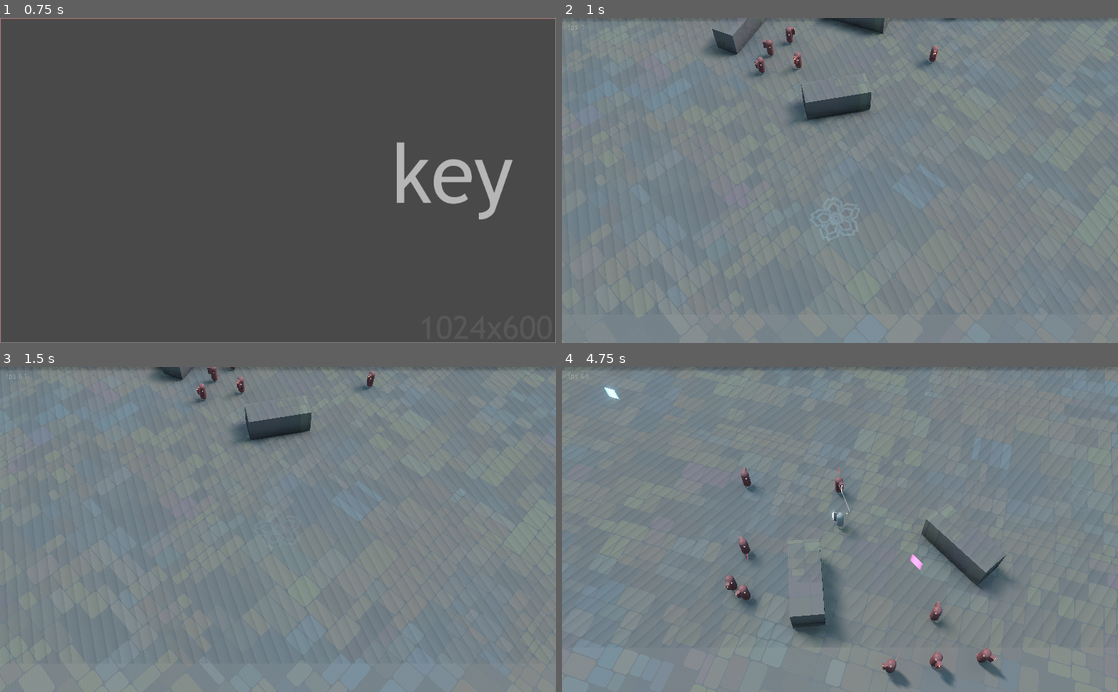
Above: before the commit, frames 1-4 (two rows, left to right).
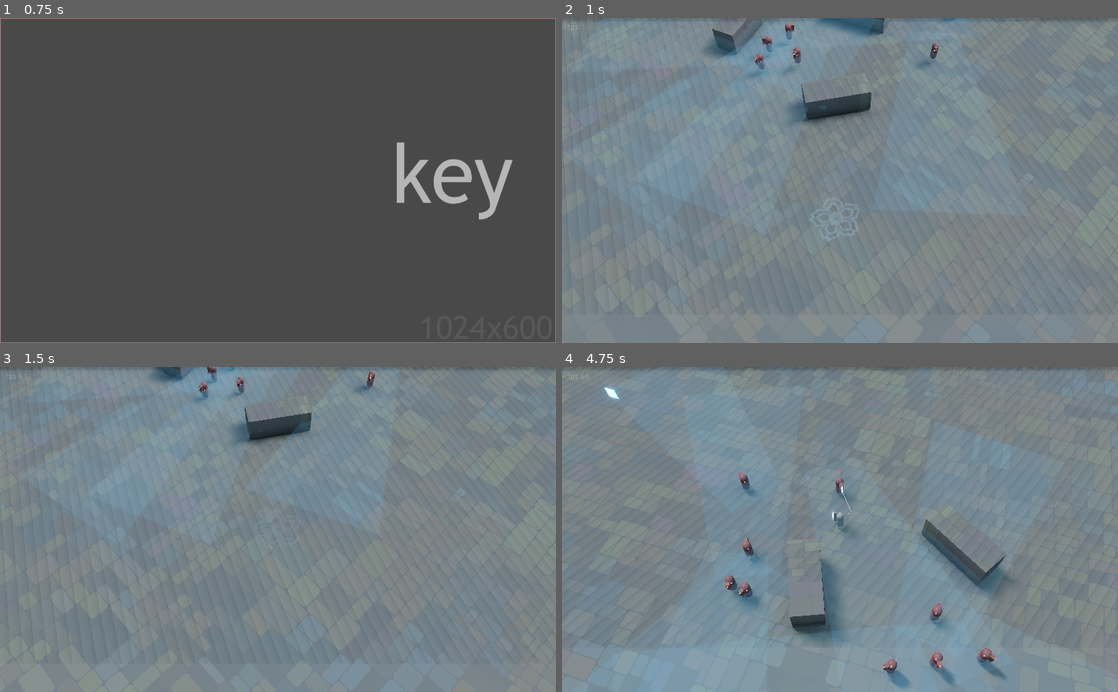
Above: after the commit, the same moments.

Repository: ioxu/key
Game: Godot game, scene res://scenes/splash.tscn
The game is run twice, just before and just after one commit, with the same random seed, the same clock (stepped at 60 frames per second) and the same inputs.
Inputs (mouse positions are in pixels of both pictures, inside the frame that each line leads up to):
- Up to frame 1 (0.75 s): tap Enter at 0.5 s; move the mouse to (400, 164) at 0.52 s; hold D (move_right) from 0.53 s (still down); hold Left (camera_rotate_left) from 0.53 s (still down); click (400, 164) at 0.67 s
- Up to frame 2 (1 s): keep holding D (move_right); keep holding Left (camera_rotate_left); tap Space (jump) at 0.77 s
- Up to frame 3 (1.5 s): move the mouse to (166, 545) at 1.27 s; release D (move_right) at 1.28 s; release Left (camera_rotate_left) at 1.28 s; hold S (move_down) from 1.28 s (still down); tap Right (camera_rotate_right) at 1.35 s
- Up to frame 4 (4.75 s): tap Space (jump) at 1.52, 3.02, 3.77, 4.52 s; move the mouse to (895, 458) at 2.02 s; release S (move_down) at 2.03 s; hold D (move_right) 2.03-2.78 s; click (895, 458) at 2.1 s; move the mouse to (812, 594) at 2.77 s; hold W (move_up) 2.78-3.53 s; tap Left (camera_rotate_left) at 2.85 s; click (812, 594) at 2.92 s; move the mouse to (1006, 578) at 3.52 s; hold Right (camera_rotate_right) 3.53-4.28 s; hold A (move_left) from 3.53 s (still down); move the mouse to (673, 480) at 4.27 s; click (673, 480) at 4.35 s

Frame 1 is identical in both runs. In frame 2, 5.0% of the frame differs, in the area x 12-73%, y 0-56%; in frame 3, 3.3%; in frame 4, 13%, in the area x 13-81%, y 7-100%.

Commit message:
enemies notice being shot while idle, resolves #9.

Diff:
--- a/data/enemies/Enemy.gd
+++ b/data/enemies/Enemy.gd
@@ -45,6 +45,8 @@
 
 var damage_rng = RandomNumberGenerator.new()
 
+const point_of_interest_scene = preload("res://data/enemies/point_of_interest.tscn")
+
 onready var hurt_meter = $MeshInstance/hurt_meter
 onready var fsm = $statemachine
 
@@ -53,7 +55,6 @@
 	age_offset_rng.randomize()
 	age_offset = age_offset_rng.randf_range(0.0, 100.0)
 	damage_rng.randomize()
-	$hurtbox.connect("bullet_hit", self, "bullet_hit")
 	noise.seed = randi()
 	noise.octaves = 4
 	noise.period = 35.0
@@ -81,29 +82,58 @@
 		get_node("/root/").add_child(travel_path)
 
 	$alert_icon.visible = false
+	target = null
+
+	# wait a bit
+	set_physics_process(false)
+	set_physics_process_internal(false)
+	yield(get_tree().create_timer(0.35), "timeout")
+	$CollisionShape.disabled = false
+	set_physics_process(true)
+	set_physics_process_internal(true)
+
+	$hurtbox.connect("bullet_hit", self, "bullet_hit")
 
 
 func bullet_hit(bullet):
 	var damage = damage_rng.randf_range(bullet.damage_range[0], bullet.damage_range[1])
 	health -= damage
 	hurt_meter.set_factor( 1.0 - health/initial_health )
-	#print("  bullet damage %s, health %s"%[damage, health])
-
+
+	#if fsm.state == "idle":
+	if fsm.state in ["idle", "search"]:
+		# set a poi and switch to search state
+		if target:
+			if "point_of_interest" in target.get_name(): # TODO : use a type or something
+				target.queue_free()
+				target = null
+
+		var poi = point_of_interest_scene.instance()
+		get_node("/root/").add_child(poi)
+		poi.transform.origin = bullet.starting_position
+		self.target = poi
+		fsm.set_state("search")
+
+	# die
 	if health <= 0.0:
 		if DO_TRAVEL_PATH:
 			travel_path.queue_free()
 		queue_free()
 
 
+# ------------------------------------------------------------------------------
+# states
 func _idle_enter():
 	$alert_icon.visible = false
 	weapon.set_activated(false)
+	target = null
 
 
 func _idle(delta) -> void:
 	if $vision_raycast.can_see_target:
 		weapon.visible = true
 		fsm.set_state("attack")
+
 
 	# wander about a bit
 	var rot_y = noise.get_noise_1d( age * 25.0 + offset )
@@ -120,10 +150,6 @@
 	movement_speed = -1 * spd * 7.5 * delta * 100.0
 
 
-# ------------------------------------------------------------------------------
-# attack move pattern experiment
-
-
 func _attack_enter() -> void:
 	#print("++ attack enter ++")
 	$alert_icon.visible = true
@@ -147,6 +173,7 @@
 	else:
 		deactivate_wepon()
 
+	# le fsm petite
 	match attack_move:
 		"rush":
 			rush_toward_target(delta)
@@ -162,6 +189,30 @@
 
 func _attack_exit() -> void:
 	attack_move_timer.stop()
+
+
+func _search_enter() -> void:
+	print("enter search ..")
+	pass
+
+
+func _search(delta):
+	if $vision_raycast.can_see_target:
+		weapon.visible = true
+		fsm.set_state("attack")
+
+	rotate_toward_target(delta)
+	rush_toward_target(delta)
+
+	if (self.transform.origin - target.transform.origin).length() < 1.0:
+		if "point_of_interest" in target.get_name(): # TODO : use a type or something
+			target.queue_free()
+			target = null
+		fsm.set_state("idle")
+
+
+# /states
+# ------------------------------------------------------------------------------
 
 
 func _on_attack_move_timer_timeout() -> void:
@@ -189,8 +240,6 @@
 				)
 
 
-# ------------------------------------------------------------------------------
-
 func move_to_ideal_distance(delta) -> void:
 	# override direction and speed
 	var distance : float = (global_transform.origin -
--- a/data/enemies/Enemy.tscn
+++ b/data/enemies/Enemy.tscn
@@ -71,6 +71,7 @@
 [node name="CollisionShape" type="CollisionShape" parent="."]
 transform = Transform( 1, 0, 0, 0, -1.62921e-07, 1, 0, -1, -1.62921e-07, 0, 0, 0 )
 shape = SubResource( 1 )
+disabled = true
 
 [node name="MeshInstance" type="MeshInstance" parent="."]
 transform = Transform( -1, 3.25841e-07, 5.30863e-14, 0, -1.62921e-07, 1, 3.25841e-07, 1, 1.62921e-07, 0, 0, 0 )
@@ -121,7 +122,6 @@
 
 [node name="vision_area" type="Area" parent="."]
 transform = Transform( -1, 0, -3.25841e-07, 0, 1, 0, 3.25841e-07, 0, -1, 0, 0.538681, 0 )
-visible = false
 collision_layer = 64
 collision_mask = 3
 
--- a/data/enemies/hurtbox.gd
+++ b/data/enemies/hurtbox.gd
@@ -1,6 +1,7 @@
 extends Area
 
 signal bullet_hit
+
 
 func _ready():
 	pass # Replace with function body.
--- /dev/null
+++ b/data/enemies/point_of_interest.gd
@@ -0,0 +1,5 @@
+extends Spatial
+
+
+func _ready():
+	pass
--- /dev/null
+++ b/data/enemies/point_of_interest.tscn
@@ -0,0 +1,22 @@
+[gd_scene load_steps=4 format=2]
+
+[ext_resource path="res://data/textures/debug/symbols_32px_question-mark.png" type="Texture" id=1]
+[ext_resource path="res://data/enemies/point_of_interest.gd" type="Script" id=2]
+[ext_resource path="res://data/textures/debug/simple_shadows_32px_default.png" type="Texture" id=3]
+
+[node name="point_of_interest" type="Spatial"]
+script = ExtResource( 2 )
+__meta__ = {
+"_editor_description_": "to stand in as a target, not necessarily a live player, usually a 3d location for enemies to investigate"
+}
+
+[node name="shadow" type="Sprite3D" parent="."]
+transform = Transform( 3, 0, 0, 0, -4.88762e-07, 3, 0, -3, -4.88762e-07, 0, 0, 0 )
+modulate = Color( 0, 0, 0, 0.231373 )
+texture = ExtResource( 3 )
+
+[node name="Sprite3D" type="Sprite3D" parent="."]
+transform = Transform( 2, 0, 0, 0, 2, 0, 0, 0, 2, 0, 0.45, 0 )
+modulate = Color( 0.905882, 0.807843, 0.807843, 1 )
+billboard = 1
+texture = ExtResource( 1 )
--- a/data/spawn_points/spawn_point_player.tscn
+++ b/data/spawn_points/spawn_point_player.tscn
@@ -11,7 +11,7 @@
 albedo_texture = ExtResource( 1 )
 emission_enabled = true
 emission = Color( 0.552941, 0.756863, 0.858824, 1 )
-emission_energy = 0.315452
+emission_energy = 0.38131
 emission_operator = 0
 emission_on_uv2 = false
 
--- a/data/statemachine/enemy/enemyFSM.gd
+++ b/data/statemachine/enemy/enemyFSM.gd
@@ -5,6 +5,7 @@
 func _ready():
 	add_state("idle")
 	add_state("attack")
+	add_state("search")
 	call_deferred("set_state", "idle")
 
 
@@ -15,6 +16,8 @@
 			parent._idle(delta)
 		"attack":
 			parent._attack(delta)
+		"search":
+			parent._search(delta)
 
 
 func _get_transition(delta):
@@ -22,21 +25,20 @@
 
 
 func _enter_state(new_state, old_state):
-	#print("_enter_state ", new_state)
 	match new_state:
 		"idle":
-			#print("  entering idle")
 			parent._idle_enter()
 		"attack":
-			#print("  entering attack")
 			parent._attack_enter()
+		"search":
+			parent._search_enter()
+
 
 func _exit_state(old_state, new_state):
-	#print("_exit_state ", old_state)
 	match new_state:
 		"idle":
-			#print("  exiting attack")
 			pass
 		"attack":
-			#print("  exiting idle")
 			parent._attack_exit()
+		"search":
+			pass
--- a/data/weapons/pulse_shard/pulse_shard.gd
+++ b/data/weapons/pulse_shard/pulse_shard.gd
@@ -18,6 +18,7 @@
 
 
 func _ready():
+	$bullet_spawner/pulse_shard_bullet.queue_free()
 	print(" - init weapon.pulse_shard")
 	add_child(firing_timer)
 	firing_timer.wait_time = base_fire_rate
--- a/data/weapons/pulse_shard/pulse_shard.tscn
+++ b/data/weapons/pulse_shard/pulse_shard.tscn
@@ -135,7 +135,7 @@
 transform = Transform( 1, 0, 0, 0, 1, 0, 0, 0, 1, 0, -0.444842, 0.0947556 )
 
 [node name="pulse_shard_bullet" parent="bullet_spawner" index="0" instance=ExtResource( 3 )]
-visible = false
+transform = Transform( 1, 0, 0, 0, 1, 0, 0, 0, 1, 0, 0, 0.490436 )
 
 [node name="geometry_hook" type="Spatial" parent="." index="1"]
 
@@ -154,7 +154,7 @@
 [node name="muzzle_flash_light" type="OmniLight" parent="geometry_hook" index="2"]
 transform = Transform( 1, 0, 0, 0, 1, 0, 0, 0, 1, 0, -0.356412, 0.222734 )
 light_color = Color( 0.611765, 0.87451, 0.976471, 1 )
-light_energy = 2.48242
+light_energy = 4.79836
 light_bake_mode = 0
 shadow_enabled = true
 shadow_reverse_cull_face = true
--- a/data/weapons/pulse_shard/pulse_shard_bullet.gd
+++ b/data/weapons/pulse_shard/pulse_shard_bullet.gd
@@ -2,9 +2,10 @@
 
 export(float) var projectile_speed =  65.0
 export(Array, float) var damage_range = [5.0, 20.0]
+export var is_enemy_bullet := false
+
+var starting_position : Vector3 = Vector3.ZERO
 var hit_something = false
-
-export var is_enemy_bullet := false
 
 
 func _ready():
@@ -30,6 +31,7 @@
 
 
 func start():
+	self.starting_position = self.transform.origin
 	self.apply_central_impulse( self.global_transform.basis.z * projectile_speed )
 
 
--- a/scenes/player/player.gd
+++ b/scenes/player/player.gd
@@ -30,6 +30,10 @@
 	$Controller.weapon.activated = false
 
 
+func get_active():
+	return active
+
+
 func set_health(new_value):
 	health = new_value
 	hurt_meter.set_factor( 1.0 - health/initial_health )
@@ -54,10 +58,6 @@
 	visible = true
 
 
-func get_active():
-	return active
-
-
 func bullet_hit(bullet):
 	if !get_active():
 		return
--- a/scripts/game.gd
+++ b/scripts/game.gd
@@ -5,7 +5,7 @@
 var BORDERLESS_FULLSCREEN = false
 
 var window_position := Vector2.ZERO
-var fullscreen : = true
+var fullscreen : = false
 
 func _ready():
 	print("game.dg autoload ready")
Binary file added: data/textures/debug/simple_shadows_32px_default.png
Not shown, added: data/textures/debug/simple_shadows_32px_default.png.import
Binary file added: data/textures/debug/src/simple_shadows_32px_default.png
Binary file added: data/textures/debug/symbols_32px_question-mark.png
Not shown, added: data/textures/debug/symbols_32px_question-mark.png.import
